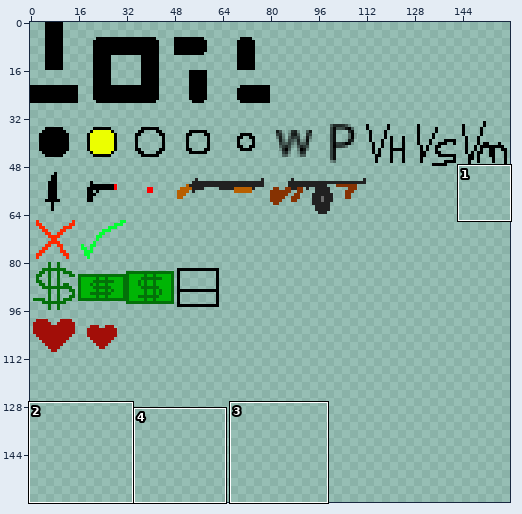
Sprite sheet, stored at godot-project/sprite_sheet.png. The picture above shows the old version from afar; the outline marks the close-up.
Close-up. Before:
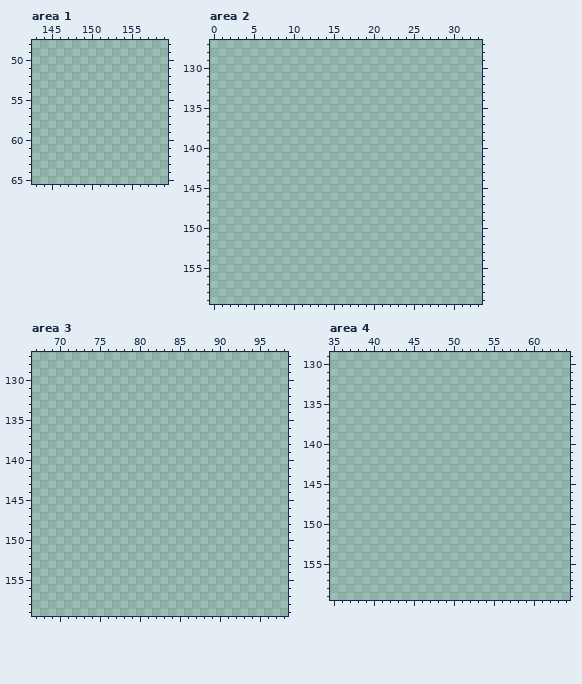
The file is 160x160 pixels. Pixels under 10% opacity are left out. Colours within 5 levels of each other are drawn and written as one. Shown: area 1: x 143..159, y 48..65; area 2: x 0..33, y 127..159; area 3: x 67..98, y 127..159; area 4: x 35..64, y 129..159.
Palette (. is transparent): 
New version:
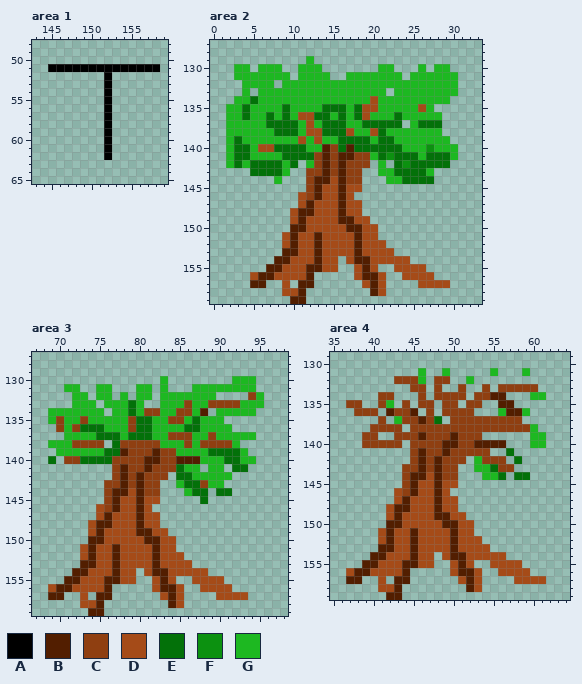
Colours new in this view: A #000000  B #521e00  C #8f3f11  D #a54b18  E #037109  F #0c9110  G #1db821
The exact change:
Changed rows in their new state; - is an unchanged pixel.
Area 1:
first column x 145:
51 AAAAAAAAAAAAAA
52 -------A------
53 -------A------
54 -------A------
55 -------A------
56 -------A------
57 -------A------
58 -------A------
59 -------A------
60 -------A------
61 -------A------
62 -------A------
Area 2:
first column x 2:
129 ----------G------------------
130 -GG-GGG--GGG-------GG---G-GG-
131 -GGGGGGG-GGGG--GGGGGGG-GGGGGG
132 --GGGG-GGGGGGGGGGGGGGGGGGGGGG
133 --G-GGGGGGGGGGGGGGGG-GGGGGGGG
134 -GGEGGGGGGGGGGGGGGDGGGGGGGGG-
135 GGEGGGGEGGGGEEEGEDDGGGGGDG---
136 GGEGGEGEGDDEEGEGEDGGGEGGGGG--
137 GGGGGEEEEGDGEEEGGEEEEE-GEEE--
138 GGGGGGEEEGDDEEEDGGDEGGGGGGG--
139 GEGGGGGGGDGDGGEEEEGEEGGGGGGG-
140 GEEGDDEEEEGGBCEBEEEEEEGGGFGGG
141 GEEGGGGEEEECBCBBCCGEFEEEGEEEG
142 GEGEEEEGE-GCBCBCCC-G-EFEEEEE-
143 ---EEEEG--CCBCBCC--GGEEEEG---
144 ------G---CBBDBCC---GGEEEE---
145 ----------CBDDBDD------------
146 ---------DCBDDBD-------------
147 ---------DBDDDBDD------------
148 --------DBBDDDBDD------------
149 --------DBDDDDBBDD-----------
150 --------BBDDDDDBBDD----------
151 -------DBDDBDDDDBDD----------
152 -------DBDDBDDDDBDDD---------
153 -------BBDDBDDDDBDDDD--------
154 ------BBDDDBDD-DBBDDDDD------
155 -----BBDDDBBDD--DBD--DDDD----
156 ---DBBDDDDB-----DBBD--DDDD---
157 ---BB--D-BB------DBD----DDDD-
158 -------DDB--------BD---------
159 --------BB-------------------
Area 3:
first column x 69:
130 --------------G--------GGG-
131 --GG--GG---GG-G---GGGGGGGG-
132 ---GG-GG-G-GG-GGGGGGG----CG
133 ---GGG-GGGEG--GGGCGGCCCCGGG
134 GGGGGGG-GGEGCCGGCCGB-GGGGG-
135 GCGGCGGGGGCEEGGCCGEGGG-----
136 -CGCEEEGGGCEEGGGGEEGGGG----
137 --GGGGEEEGEEEGGCCCGGCGGGGG-
138 GGGCCCC-ECCCCCGGGCGCCCCG---
139 -GGGGGGEEBCCCBCCGGGGEEEEG--
140 E-CCEEEECCCCBBCCBBBGGGEEGG-
141 --------CBCCBCCCEGG-GG-EE--
142 --------CBCBCCC-EEGGGGG----
143 -------CCBCBCC--GEECGG-----
144 -------CBBDBCC---GEE-EE----
145 -------CBDDBDD-----E-------
146 ------DCBDDBD--------------
147 ------DBDDDBDD-------------
148 -----DBBDDDBDD-------------
149 -----DBDDDDBBDD------------
150 -----BBDDDDDBBDD-----------
151 ----DBDDBDDDDBDD-----------
152 ----DBDDBDDDDBDDD----------
153 ----BBDDBDDDDBDDDD---------
154 ---BBDDDBDD-DBBDDDDD-------
155 --BBDDDBBDD--DBD--DDDD-----
156 DBBDDDDB-----DBBD--DDDD----
157 BB--D-BB------DBD----DDDD--
158 ----DDB--------BD----------
159 -----BB--------------------
Area 4:
first column x 37:
131 ---------G--G-----G---G--
132 ------CCCG-CC--G---------
133 --------CC-C--C--C-CCCCC-
134 ----CC---C-CCCC-CCBB---GG
135 CC--CG-C-CC-CC-CC--BB----
136 -CCC-BCCB-C-CCCC---GBBG--
137 ----C-GCCBCE-CCCCCCCCC---
138 ---CCCC-CCCCCCCCCCCCCCCG-
139 --CC--CCCBCCCBCCC------GG
140 --CCCCC-CCCCBBCCBBBB---GG
141 --------CBCCBCCCCC--E----
142 --------CBCBCCC-GCCC-E---
143 -------CCBCBCC--GGECC----
144 -------CBBDBCC---GGE-EE--
145 -------CBDDBDD-----------
146 ------DCBDDBD------------
147 ------DBDDDBDD-----------
148 -----DBBDDDBDD-----------
149 -----DBDDDDBBDD----------
150 -----BBDDDDDBBDD---------
151 ----DBDDBDDDDBDD---------
152 ----DBDDBDDDDBDDD--------
153 ----BBDDBDDDDBDDDD-------
154 ---BBDDDBDD-DBBDDDDD-----
155 --BBDDDBBDD--DBD--DDDD---
156 DBBDDDDB-----DBBD--DDDD--
157 BB--D-BB------DBD----DDDD
158 ----DDB--------BD--------
159 -----BB------------------
Boxes around the changes in both close-ups, in picture pixels (x1, y1, x2, y2):
added: (48, 64, 160, 160)
added: (226, 56, 458, 304)
added: (48, 376, 264, 616)
added: (346, 368, 546, 600)
